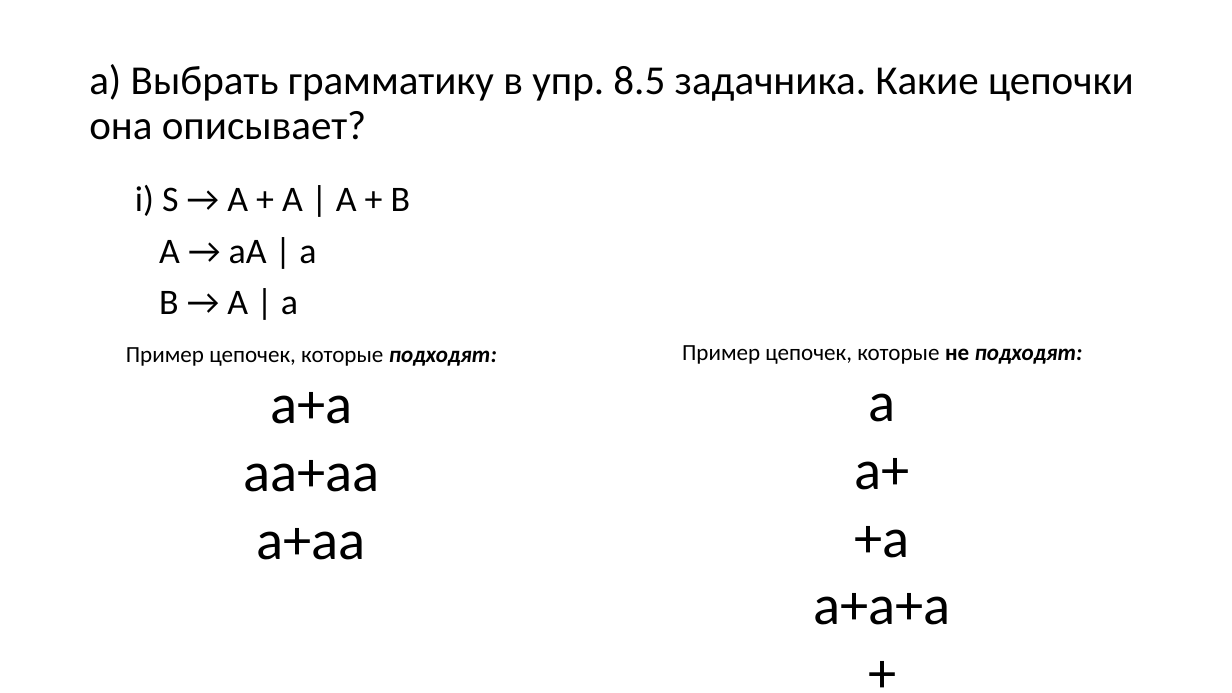
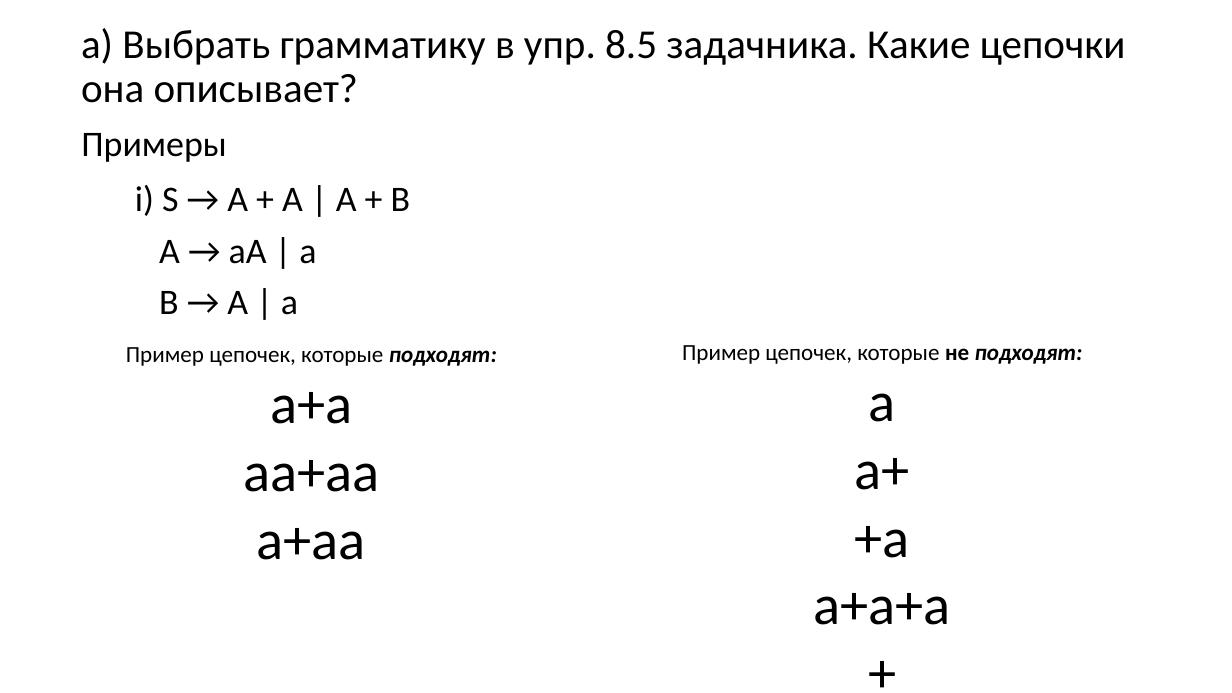
Before and after one commit to goddamnteam/korzun, a slide deck: slide 4 of task6.pptx. Drawn at 1232x693 pixels with LibreOffice and Linux fonts; fonts in the diff are those of the drawing. Boxes give left, top, right and bottom in pixels: in the first picture for what was removed or moved away, otherwise in the second. Text is boxed around its words. In the diff, an @@ line names an element or a change of style, - is before the commit and + after.

```diff
--- a/task6.pptx
+++ b/task6.pptx
@@ title "а) Выбрать грамматику в упр. ...": place and size @@
-title "а) Выбрать грамматику в упр. ..." at [89,64,1134,140]
+title "а) Выбрать грамматику в упр. ..." at [81,28,1126,103]
@@ text added at [81,133,226,162], 28 pt, text #000000 @@
+Примеры
```
Also in this commit, not shown: 8 other slides changed, 1 slide removed.
